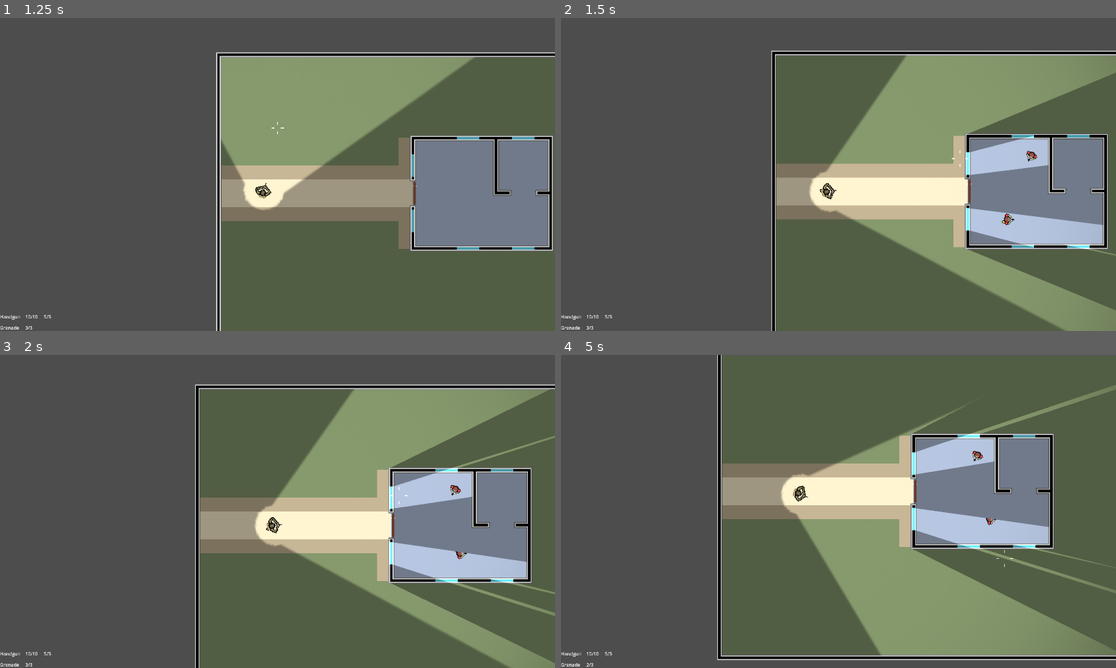
Above: before the commit, frames 1-4 (two rows, left to right).
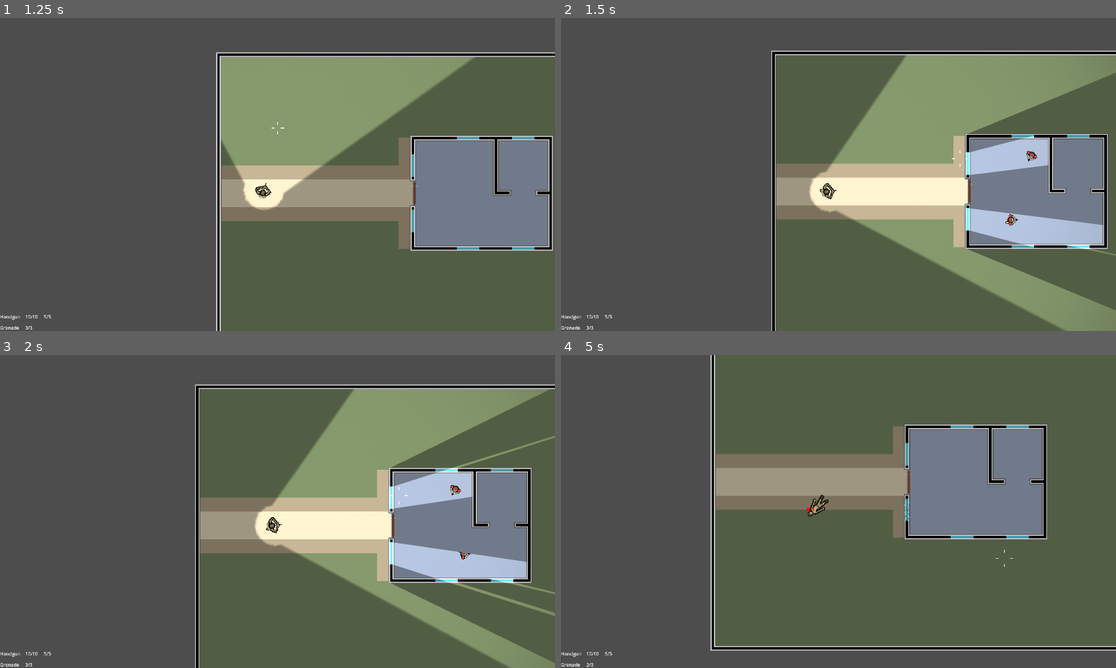
Above: after the commit, the same moments.

Repository: Odraz/clean-sweep
Game: Godot game, scene res://main_menu.tscn
Same seed, same stepped clock (60 frames per second), same inputs: the game is played once before the commit and once after it.
Inputs (mouse positions are in pixels of both pictures, inside the frame that each line leads up to):
- Up to frame 1 (1.25 s): click "START" at 0.5 s
- Up to frame 2 (1.5 s): move the mouse to (960, 158) at 1.27 s; hold D (move_right) from 1.28 s (still down); hold Mouse wheel down (door_close) from 1.28 s (still down)
- Up to frame 3 (2 s): keep holding D (move_right); keep holding Mouse wheel down (door_close)
- Up to frame 4 (5 s): move the mouse to (727, 527) at 2.02 s; release D (move_right) at 2.03 s; release Mouse wheel down (door_close) at 2.03 s; hold S (move_down) 2.03-2.78 s; tap Mouse wheel up (door_open) at 2.1 s; move the mouse to (894, 442) at 2.77 s; hold D (move_right) 2.78-3.53 s; hold G (grenade_throw) 2.78-3.53 s; move the mouse to (810, 574) at 3.52 s; hold W (move_up) 3.53-4.28 s; right-click (810, 574) at 3.6 s; move the mouse to (1005, 558) at 4.27 s; hold A (move_left) from 4.28 s (still down); hold 1 (gun_select_1) from 4.28 s (still down)

Frame 1 is identical in both runs. In frame 2, less than 0.1% of the frame differs, in the area x 79-83%, y 62-67%; in frame 3, less than 0.1%; in frame 4, 28%, in the area x 26-100%, y 0-98%.

Commit message:
Removed hit signal from gun

Diff:
--- a/gun.gd
+++ b/gun.gd
@@ -1,6 +1,5 @@
 extends Node2D
 
-signal hit(collider: Object)
 signal shot()
 signal reloaded()
 
@@ -93,7 +92,8 @@
 	var result = space_state.intersect_ray(query)
 
 	if result and result.has("collider"):
-		hit.emit(result.collider)
+		if result.collider.has_method("hit"):
+			result.collider.hit()
 
 		spawn_impact_particles(result)
 	else:
--- a/mob.gd
+++ b/mob.gd
@@ -12,11 +12,6 @@
 var state: State = State.patrolling
 
 func _ready():
-	# These values need to be adjusted for the actor's speed
-	# and the navigation layout.
-	navigation_agent.path_desired_distance = 4.0
-	navigation_agent.target_desired_distance = 4.0
-
 	set_physics_process(false)
 
 	# Make sure to not await during _ready.
@@ -102,7 +97,7 @@
 	var direction_to_player = position.direction_to(player.position)
 	var front_facing_vector = transform.x.normalized()
 
-	if direction_to_player.dot(front_facing_vector) < 0.5 or position.distance_to(player.position) > 380:
+	if direction_to_player.dot(front_facing_vector) < 0.5 or position.distance_to(player.position) > 500:
 		return false
 
 	var space_state = get_world_2d().direct_space_state
@@ -124,10 +119,5 @@
 	$Gun.shoot(PI / 10)
 
 
-func _on_gun_hit(collider: Object):
-	if collider.has_method("hit"):
-		collider.hit()
-
-
 func hit():
 	queue_free()
--- a/mob.tscn
+++ b/mob.tscn
@@ -73,7 +73,6 @@
 wait_time = 0.3
 
 [connection signal="velocity_computed" from="NavigationAgent2D" to="." method="_on_navigation_agent_2d_velocity_computed"]
-[connection signal="hit" from="Gun" to="." method="_on_gun_hit"]
 [connection signal="timeout" from="TriggerTimer" to="." method="_on_trigger_timer_timeout"]
 
 [editable path="Gun"]
--- a/player.gd
+++ b/player.gd
@@ -84,11 +84,6 @@
 
 
 	update_crosshair(has_shot)
-
-
-func _on_gun_hit(collider: Object):
-	if collider.has_method("hit"):
-		collider.hit()
 
 
 func _on_death_timer_timeout() -> void:
--- a/player.tscn
+++ b/player.tscn
@@ -301,13 +301,10 @@
 
 [connection signal="animation_finished" from="AnimationBody" to="." method="_on_animation_body_animation_finished"]
 [connection signal="timeout" from="DeathTimer" to="." method="_on_death_timer_timeout"]
-[connection signal="hit" from="Guns/Handgun" to="." method="_on_gun_hit"]
 [connection signal="reloaded" from="Guns/Handgun" to="." method="_on_gun_reloaded"]
 [connection signal="shot" from="Guns/Handgun" to="." method="_on_gun_shot"]
-[connection signal="hit" from="Guns/Shotgun" to="." method="_on_gun_hit"]
 [connection signal="reloaded" from="Guns/Shotgun" to="." method="_on_gun_reloaded"]
 [connection signal="shot" from="Guns/Shotgun" to="." method="_on_gun_shot"]
-[connection signal="hit" from="Guns/Rifle" to="." method="_on_gun_hit"]
 [connection signal="reloaded" from="Guns/Rifle" to="." method="_on_gun_reloaded"]
 [connection signal="shot" from="Guns/Rifle" to="." method="_on_gun_shot"]
 
